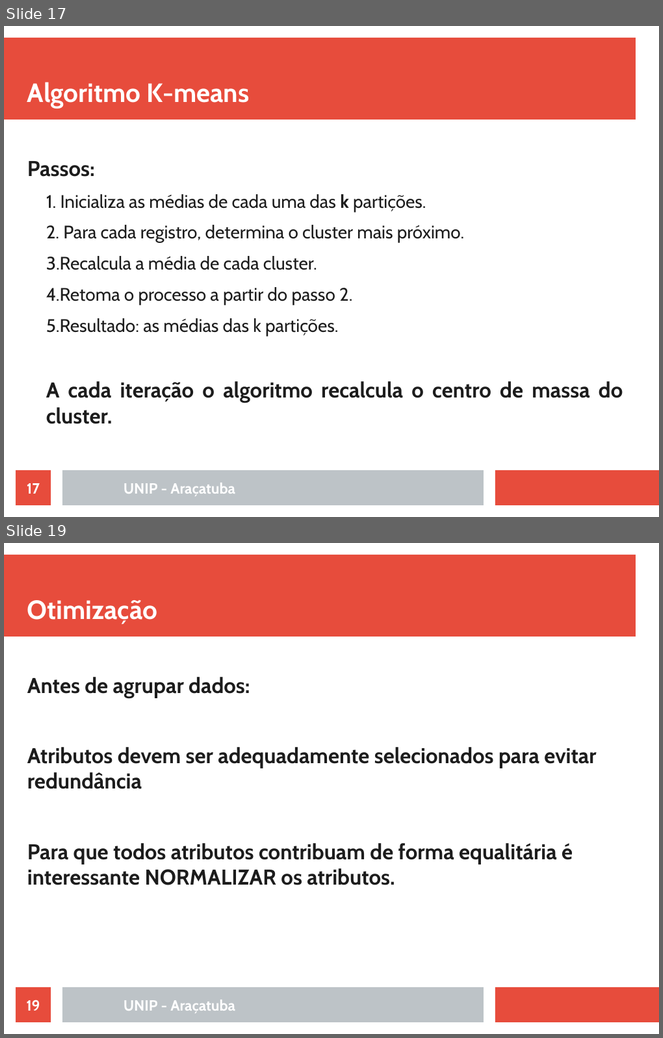
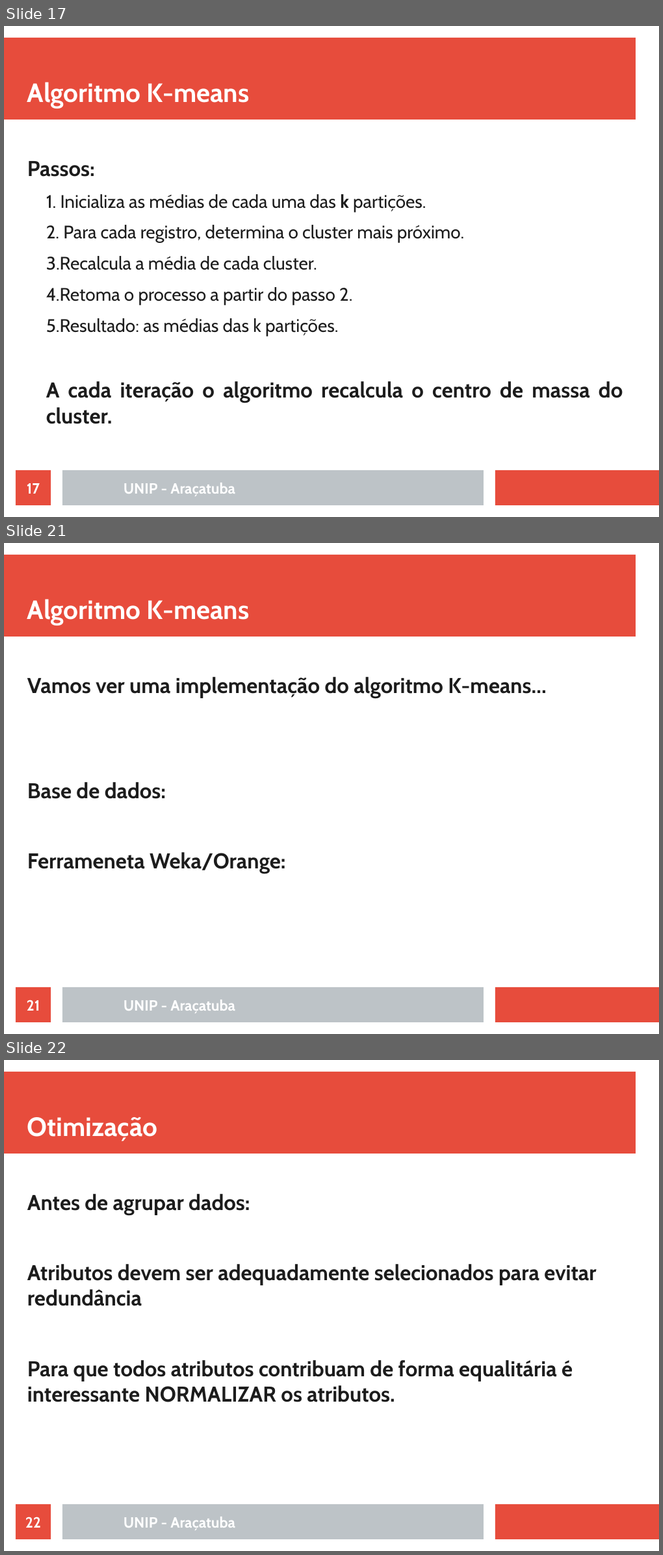
Before and after one commit to rafaelstojoao/pos-unip, a slide deck: [2020][modulo][Machine_Learning]/[aula]02[Agrupamento].odp. Shown one above the other, each under a label of ours: slides 17 and 19 before the commit, slides 17, 21 and 22 after it; the slides between them are not shown. The pictures are 663x1038 and 663x1555 pixels, drawn with LibreOffice and Linux fonts; fonts in the diff are those of the drawing. Boxes give left, top, right and bottom in pixels: in the first picture for what was removed or moved away, otherwise in the second. Text is boxed around its words. In the diff, an @@ line names an element or a change of style, - is before the commit and + after.

```diff
--- a/[2020][modulo][Machine_Learning]/[aula]02[Agrupamento].odp
+++ b/[2020][modulo][Machine_Learning]/[aula]02[Agrupamento].odp
@@ slide 21 added at [4,543,659,1034], background #FFFFFF; not listed: 3 template elements that a slide beside it also shows @@
@@ title added at [27,599,249,626], 32 pt, text #FFFFFF, bold @@
+Algoritmo K-means
@@ text added at [27,677,546,874], 26 pt, text #1C1C1C, bold @@
+Vamos ver uma implementação do algoritmo K-means…
+Base de dados:
+Ferrameneta Weka/Orange:
@@ page number added at [16,988,51,1023], fill #E74C3C, 18 pt, text #FFFFFF, bold @@
+21
@@ text added at [124,1000,235,1014], 18 pt, text #FFFFFF, bold @@
+UNIP - Araçatuba
@@ what was slide 19 is now slide 22 @@
@@ page number at [25,1517,41,1528]: text changed @@
-19
+22
```
Also in this commit, not shown: 6 slides changed, 5 other slides added, 1 other file.
